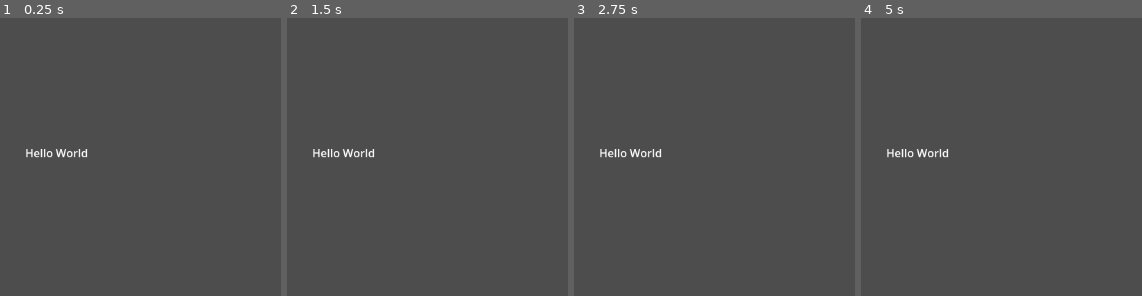
Above: before the commit, frames 1-4 (left to right).
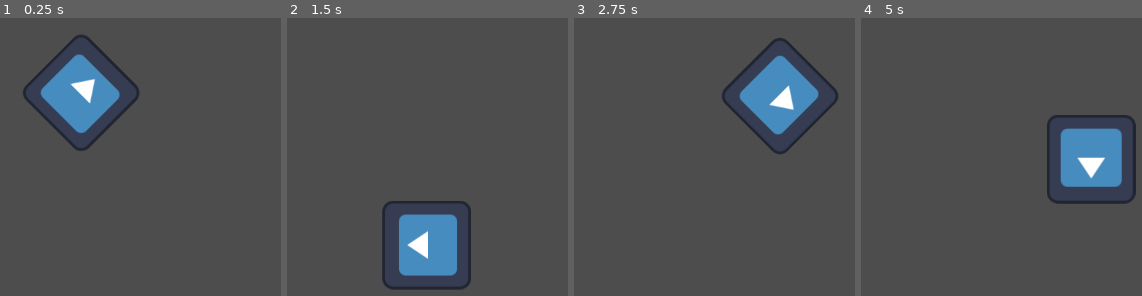
Above: after the commit, the same moments.

Repository: Scansy/test-godot
Game: Godot game, scene res://sprite_2d.tscn
Same seed, same stepped clock (60 frames per second), same inputs: the game is played once before the commit and once after it. Before the commit the project starts from res://label.tscn. The engine's default icon, where the game draws it, is replaced by a stand-in: a white triangle on a blue panel in a dark square.
Inputs:
- Up to frame 1 (0.25 s): no input
- Up to frame 2 (1.5 s): no input
- Up to frame 3 (2.75 s): no input
- Up to frame 4 (5 s): no input

The runs differ from the first frame. In frame 1, 6.4% of the frame differs, in the area x 8-50%, y 6-51%; in frame 2, 6.3%; in frame 3, 6.3%; in frame 4, 6.5%, in the area x 9-98%, y 34-67%.

Commit message:
Finished scripting and instantiating

Diff:
--- /dev/null
+++ b/Sprite2D.gd
@@ -0,0 +1,10 @@
+extends Sprite2D
+
+var speed = 400
+var angular_speed = PI
+
+func _process(delta):
+	rotation += angular_speed * delta
+	var velocity = Vector2.UP.rotated(rotation) * speed
+
+	position += velocity * delta
--- /dev/null
+++ b/label.gd
@@ -0,0 +1 @@
+extends Sprite2D
--- a/project.godot
+++ b/project.godot
@@ -11,7 +11,7 @@
 [application]
 
 config/name="GodotTest"
-run/main_scene="res://label.tscn"
+run/main_scene="res://sprite_2d.tscn"
 config/features=PackedStringArray("4.1", "GL Compatibility")
 config/icon="res://icon.svg"
 
--- /dev/null
+++ b/sprite_2d.tscn
@@ -0,0 +1,9 @@
+[gd_scene load_steps=3 format=3 uid="uid://bmdaywan3k735"]
+
+[ext_resource type="Texture2D" uid="uid://maw088ehcnqn" path="res://icon.svg" id="1_yvydo"]
+[ext_resource type="Script" path="res://Sprite2D.gd" id="2_7mmcc"]
+
+[node name="Sprite2D" type="Sprite2D"]
+position = Vector2(595, 324)
+texture = ExtResource("1_yvydo")
+script = ExtResource("2_7mmcc")
Not shown: 1 places in label.tscn that only renumber resources
